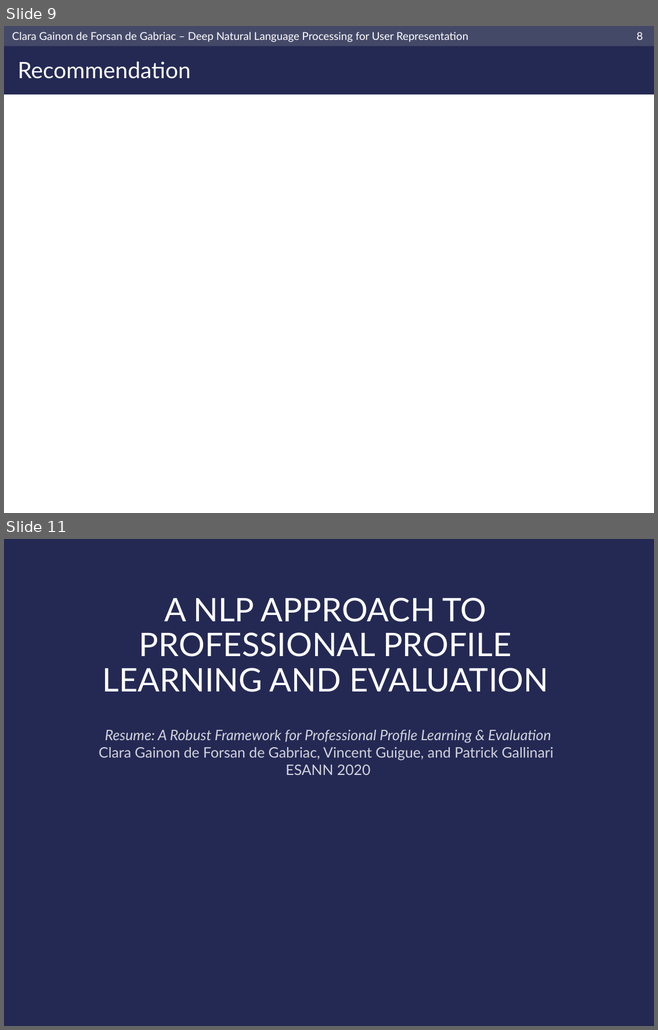
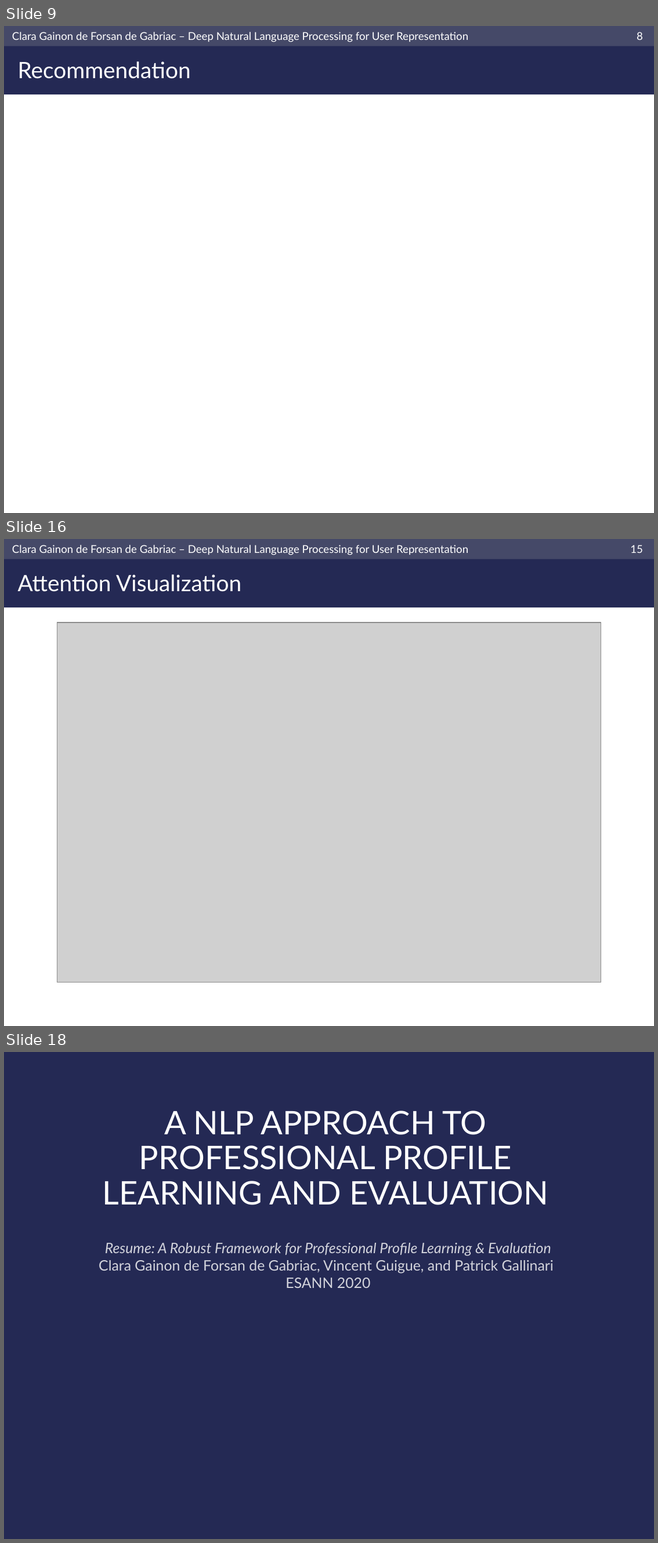
Before and after one commit to clara-gdef/defense, a slide deck: defense.pptx. Shown one above the other, each under a label of ours: slides 9 and 11 before the commit, slides 9, 16 and 18 after it; the slides between them are not shown. The pictures are 658x1030 and 658x1543 pixels, drawn with LibreOffice and Linux fonts; fonts in the diff are those of the drawing; grey boxes stand for pictures; background and template pictures are left out. Boxes give left, top, right and bottom in pixels: in the first picture for what was removed or moved away, otherwise in the second. Text is boxed around its words. In the diff, an @@ line names an element or a change of style, - is before the commit and + after.

```diff
--- a/defense.pptx
+++ b/defense.pptx
@@ slide 16 added at box(4, 539, 654, 1026), background #FFFFFF; not listed: 3 template elements that a slide beside it also shows @@
@@ page number added at box(630, 545, 643, 553), 12 pt, text #FFFFFF @@
+15
@@ title added at box(18, 574, 241, 592), 25 pt, text #FFFFFF @@
+Attention Visualization
@@ picture added at box(57, 623, 601, 983) @@
@@ what was slide 11 is now slide 18 @@
```
Also in this commit, not shown: 1 slide changed, 17 other slides added.
